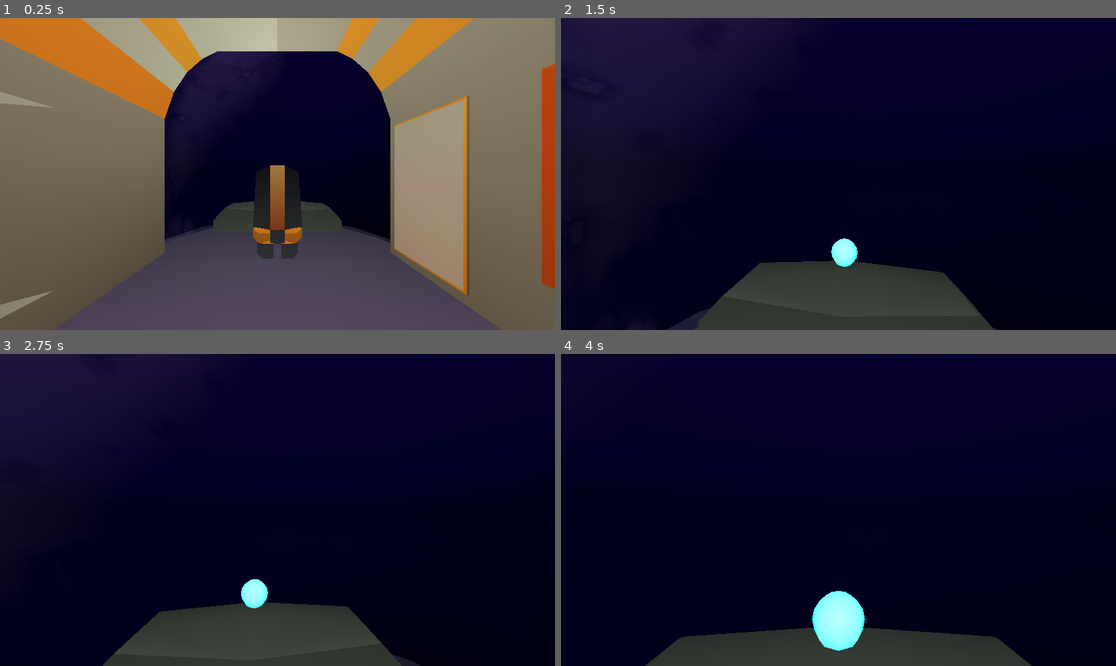
Above: before the commit, frames 1-4 (two rows, left to right).
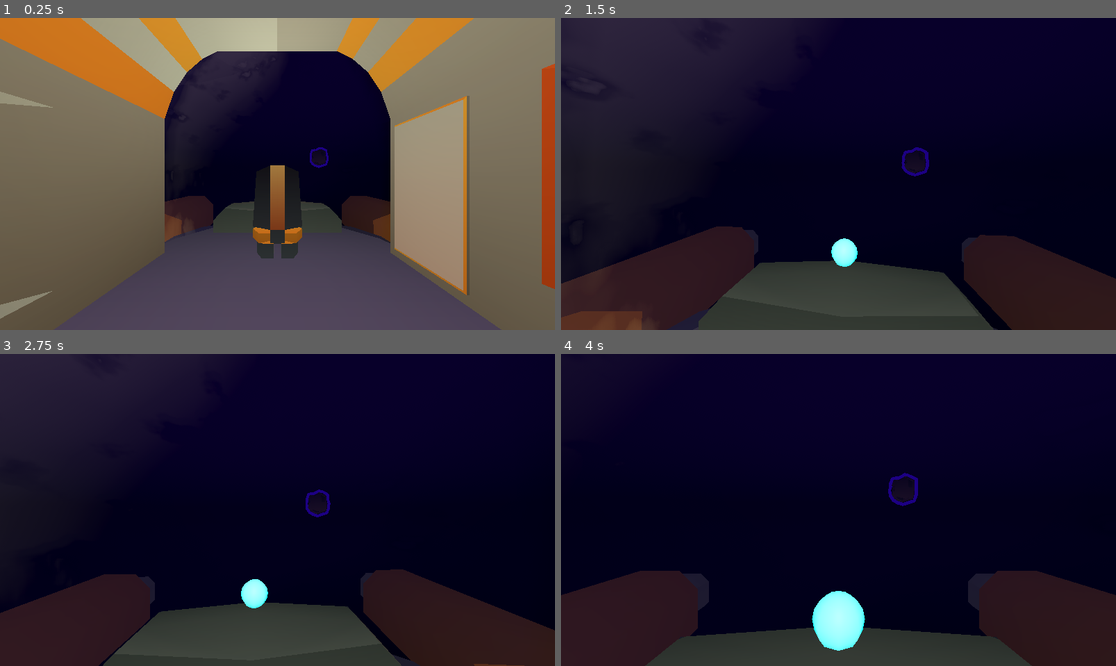
Above: after the commit, the same moments.

Repository: StephanoNaressi/LD_59
Game: Godot game, scene res://scenes/main.tscn
Two runs of this game, one before a commit and one after it. Both use one fixed random seed, a clock stepped at 60 frames per second and the inputs below.
Inputs (mouse positions are in pixels of both pictures, inside the frame that each line leads up to):
- Up to frame 1 (0.25 s): no input
- Up to frame 2 (1.5 s): tap Enter at 0.5 s; move the mouse to (866, 174) at 0.52 s; hold W (Forward) from 0.53 s (still down); click (866, 174) at 0.6 s; tap Space (Jump) at 0.77 s; move the mouse to (810, 174) at 1.27 s; tap E (Interact) at 1.35 s
- Up to frame 3 (2.75 s): keep holding W (Forward); tap Space (Jump) at 1.52, 2 s; click (249, 510) at 1.55 s; move the mouse to (288, 503) at 2.02 s; click (288, 503) at 2.1 s
- Up to frame 4 (4 s): keep holding W (Forward); move the mouse to (832, 516) at 2.77 s; click (832, 516) at 2.85 s; tap Space (Jump) at 3.02, 3.77 s; move the mouse to (877, 513) at 3.52 s; tap E (Interact) at 3.6 s; click (877, 513) at 3.8 s

The runs differ from the first frame. In frame 1, 2.0% of the frame differs, in the area x 29-71%, y 41-72%; in frame 2, 14%, in the area x 0-100%, y 41-100%; in frame 3, 13%; in frame 4, 13%.

Commit message:
Add meteor

Diff:
--- a/game/meshes/Glass.tres
+++ b/game/meshes/Glass.tres
@@ -15,7 +15,7 @@
 resource_name = "Glass"
 transparency = 1
 cull_mode = 2
-albedo_color = Color(0.56754863, 0.51972955, 1, 0.43137255)
+albedo_color = Color(0.7840497, 0.7698384, 0.9143204, 0.43137255)
 roughness = 0.5
 normal_enabled = true
 normal_scale = 16.0
--- /dev/null
+++ b/game/meshes/OutlineMain.tres
@@ -0,0 +1,28 @@
+[gd_resource type="StandardMaterial3D" format=3 uid="uid://bsftnyf4g88jb"]
+
+[ext_resource type="Texture2D" uid="uid://drxnsybfuwupj" path="res://game/textures/Gradient_Pallete.png" id="1_owcnc"]
+
+[sub_resource type="StandardMaterial3D" id="StandardMaterial3D_owcnc"]
+render_priority = 1
+transparency = 1
+shading_mode = 0
+albedo_color = Color(0.11751038, 0, 0.513153, 1)
+grow = true
+grow_amount = 0.188
+stencil_mode = 3
+stencil_flags = 1
+stencil_compare = 5
+metadata/_stencil_owned = true
+
+[resource]
+resource_name = "Main"
+next_pass = SubResource("StandardMaterial3D_owcnc")
+cull_mode = 2
+diffuse_mode = 3
+albedo_texture = ExtResource("1_owcnc")
+metallic = 0.13
+roughness = 0.0
+stencil_mode = 1
+stencil_flags = 2
+stencil_color = Color(0.11751038, 0, 0.513153, 1)
+stencil_outline_thickness = 0.188
--- a/scenes/main.tscn
+++ b/scenes/main.tscn
@@ -2,6 +2,7 @@
 
 [ext_resource type="PackedScene" uid="uid://c573jw2rht2o7" path="res://scenes/space_ship.tscn" id="1_0wfyh"]
 [ext_resource type="PackedScene" uid="uid://cuutkagxm6kgs" path="res://scenes/player.tscn" id="2_sugp2"]
+[ext_resource type="PackedScene" uid="uid://rjo8ayjs3awq" path="res://scenes/meteor.tscn" id="3_sugp2"]
 
 [sub_resource type="ProceduralSkyMaterial" id="ProceduralSkyMaterial_0wfyh"]
 sky_top_color = Color(0.08789865, 0, 0.19748032, 1)
@@ -27,3 +28,6 @@
 
 [node name="WorldEnvironment" type="WorldEnvironment" parent="." unique_id=1053174916]
 environment = SubResource("Environment_jyhfs")
+
+[node name="Meteor" parent="." unique_id=788611388 instance=ExtResource("3_sugp2")]
+transform = Transform3D(1, 0, 0, 0, 1, 0, 0, 0, 1, 3.6223426, 3.7296398, -17.77658)
--- /dev/null
+++ b/scenes/meteor.tscn
@@ -0,0 +1,7 @@
+[gd_scene format=3 uid="uid://rjo8ayjs3awq"]
+
+[ext_resource type="PackedScene" uid="uid://cyfl7ve4hup03" path="res://game/meshes/meteor.glb" id="1_tcwo0"]
+
+[node name="Meteor" type="Node3D" unique_id=788611388]
+
+[node name="meteor" parent="." unique_id=1208533006 instance=ExtResource("1_tcwo0")]
--- /dev/null
+++ b/scenes/proyectile.tscn
@@ -0,0 +1,20 @@
+[gd_scene format=3 uid="uid://b65juspb4p45s"]
+
+[ext_resource type="Script" uid="uid://dci5xbxba7pl" path="res://scripts/controllers/proyectile.gd" id="1_23gut"]
+[ext_resource type="Material" uid="uid://cy3elkktyyeql" path="res://game/meshes/Glow.tres" id="1_160ws"]
+
+[sub_resource type="SphereMesh" id="SphereMesh_23gut"]
+
+[sub_resource type="SphereShape3D" id="SphereShape3D_160ws"]
+
+[node name="Proyectile" type="Node3D" unique_id=1227877079]
+script = ExtResource("1_23gut")
+
+[node name="MeshInstance3D" type="MeshInstance3D" parent="." unique_id=1598890646]
+material_override = ExtResource("1_160ws")
+mesh = SubResource("SphereMesh_23gut")
+
+[node name="Area3D" type="Area3D" parent="." unique_id=1564067824]
+
+[node name="CollisionShape3D" type="CollisionShape3D" parent="Area3D" unique_id=829605909]
+shape = SubResource("SphereShape3D_160ws")
--- a/scenes/space_ship.tscn
+++ b/scenes/space_ship.tscn
@@ -30,40 +30,40 @@
 [node name="SpaceShip" type="Node3D" unique_id=1148349640]
 script = ExtResource("1_bt5oy")
 
-[node name="spaceship" parent="." unique_id=1828851116 instance=ExtResource("1_dp8cb")]
+[node name="spaceship" parent="." unique_id=1661679270 instance=ExtResource("1_dp8cb")]
 
-[node name="StaticBody3D" type="StaticBody3D" parent="spaceship/Exit" parent_id_path=PackedInt32Array(1828851116, 765800565) index="0" unique_id=1664425832]
+[node name="StaticBody3D" type="StaticBody3D" parent="spaceship/Exit" parent_id_path=PackedInt32Array(1661679270, 1427591902) index="0" unique_id=1664425832]
 
 [node name="CollisionShape3D" type="CollisionShape3D" parent="spaceship/Exit/StaticBody3D" unique_id=2110113369]
 shape = SubResource("ConcavePolygonShape3D_dp8cb")
 
-[node name="StaticBody3D" type="StaticBody3D" parent="spaceship/RightSide" parent_id_path=PackedInt32Array(1828851116, 1370209804) index="0" unique_id=883703258]
+[node name="StaticBody3D" type="StaticBody3D" parent="spaceship/RightSide" parent_id_path=PackedInt32Array(1661679270, 109321178) index="0" unique_id=883703258]
 
 [node name="CollisionShape3D" type="CollisionShape3D" parent="spaceship/RightSide/StaticBody3D" unique_id=1738213286]
 shape = SubResource("ConcavePolygonShape3D_bt5oy")
 
-[node name="StaticBody3D" type="StaticBody3D" parent="spaceship/LeftSide" parent_id_path=PackedInt32Array(1828851116, 602842613) index="0" unique_id=107202312]
+[node name="StaticBody3D" type="StaticBody3D" parent="spaceship/LeftSide" parent_id_path=PackedInt32Array(1661679270, 1254734911) index="0" unique_id=107202312]
 
 [node name="CollisionShape3D" type="CollisionShape3D" parent="spaceship/LeftSide/StaticBody3D" unique_id=1345460424]
 shape = SubResource("ConcavePolygonShape3D_jy7xo")
 
-[node name="StaticBody3D" type="StaticBody3D" parent="spaceship/Glass" parent_id_path=PackedInt32Array(1828851116, 717421008) index="0" unique_id=2120421237]
+[node name="StaticBody3D" type="StaticBody3D" parent="spaceship/Glass" parent_id_path=PackedInt32Array(1661679270, 490605233) index="0" unique_id=2120421237]
 
 [node name="CollisionShape3D" type="CollisionShape3D" parent="spaceship/Glass/StaticBody3D" unique_id=2052291817]
 shape = SubResource("ConcavePolygonShape3D_n0g6o")
 
-[node name="StaticBody3D" type="StaticBody3D" parent="spaceship/Floor" parent_id_path=PackedInt32Array(1828851116, 1594685171) index="0" unique_id=1340081988]
+[node name="StaticBody3D" type="StaticBody3D" parent="spaceship/Floor" parent_id_path=PackedInt32Array(1661679270, 1492034367) index="0" unique_id=1340081988]
 transform = Transform3D(1, 0, 0, 0, 1, 0, 0, 0, 1, 0, -0.915112, -3.6343021)
 
 [node name="CollisionShape3D" type="CollisionShape3D" parent="spaceship/Floor/StaticBody3D" unique_id=787411269]
 shape = SubResource("BoxShape3D_4246p")
 
-[node name="StaticBody3D" type="StaticBody3D" parent="spaceship/Chair" parent_id_path=PackedInt32Array(1828851116, 1293119600) index="0" unique_id=1271767578]
+[node name="StaticBody3D" type="StaticBody3D" parent="spaceship/Chair" parent_id_path=PackedInt32Array(1661679270, 1521920877) index="0" unique_id=1271767578]
 
 [node name="CollisionShape3D" type="CollisionShape3D" parent="spaceship/Chair/StaticBody3D" unique_id=827942316]
 shape = SubResource("ConcavePolygonShape3D_n8dcg")
 
-[node name="Camera3D" type="Camera3D" parent="spaceship/Chair" parent_id_path=PackedInt32Array(1828851116, 1293119600) index="1" unique_id=947985556]
+[node name="Camera3D" type="Camera3D" parent="spaceship/Chair" parent_id_path=PackedInt32Array(1661679270, 1521920877) index="1" unique_id=947985556]
 transform = Transform3D(1.5624998, 0, 0, 0, 1.5624998, 0, 0, 0, 1.5624998, 0, 4.052611, -9.97958)
 
 [node name="ChairArea" type="Area3D" parent="spaceship/Chair/Camera3D" unique_id=519890196]
@@ -72,7 +72,7 @@
 [node name="CollisionShape3D" type="CollisionShape3D" parent="spaceship/Chair/Camera3D/ChairArea" unique_id=1476018799]
 shape = SubResource("BoxShape3D_dp8cb")
 
-[node name="StaticBody3D" type="StaticBody3D" parent="spaceship/Panel" parent_id_path=PackedInt32Array(1828851116, 141830301) index="0" unique_id=670048533]
+[node name="StaticBody3D" type="StaticBody3D" parent="spaceship/Panel" parent_id_path=PackedInt32Array(1661679270, 518514998) index="0" unique_id=670048533]
 
 [node name="CollisionShape3D" type="CollisionShape3D" parent="spaceship/Panel/StaticBody3D" unique_id=1401247168]
 shape = SubResource("ConcavePolygonShape3D_ivtut")
--- /dev/null
+++ b/scripts/controllers/proyectile.gd
@@ -0,0 +1,9 @@
+extends Node3D
+class_name Proyectile
+
+var target : Node3D
+var speed : float = 5.0
+
+func _process(delta: float) -> void:
+	if target:
+		position = position.move_toward(target.position, speed * delta)
--- a/scripts/controllers/space_ship.gd
+++ b/scripts/controllers/space_ship.gd
@@ -4,6 +4,8 @@
 @onready var camera_3d: Camera3D = $spaceship/Chair/Camera3D
 var is_driving : bool = false
 var player : Player
+
+const PROYECTILE = preload("uid://b65juspb4p45s")
 
 func _ready() -> void:
 	camera_3d.current = false
@@ -16,6 +18,13 @@
 			unlock_player_from_chair()
 		else:
 			lock_player_to_chair()
+	if is_driving and Input.is_action_just_pressed("MouseLeft"):
+		shoot(player)
+
+func shoot(target: Node3D) -> void:
+	var p : Proyectile = PROYECTILE.instantiate()
+	get_tree().current_scene.add_child(p)
+	p.target = target
 
 func lock_player_to_chair() -> void:
 	if player == null : return
Binary file added: game/meshes/meteor.glb
Not shown, added: game/meshes/meteor.glb.import
Binary file changed: game/meshes/spaceship.glb
Not shown, added: scripts/controllers/proyectile.gd.uid
Not shown, changed: game/meshes/spaceship.blend
Not shown, changed: game/meshes/spaceship.blend1
